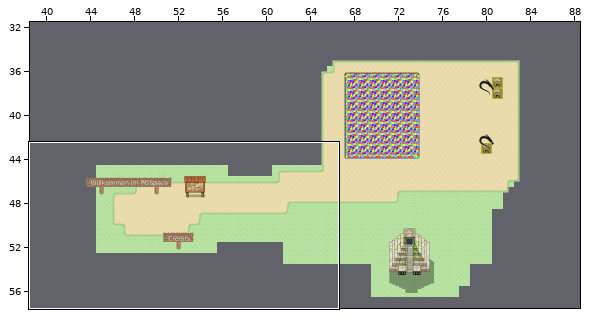
Two states of a Tiled map, main.tmx. The picture above shows the old version from afar; the outline marks the close-up.
Close-up. Before:
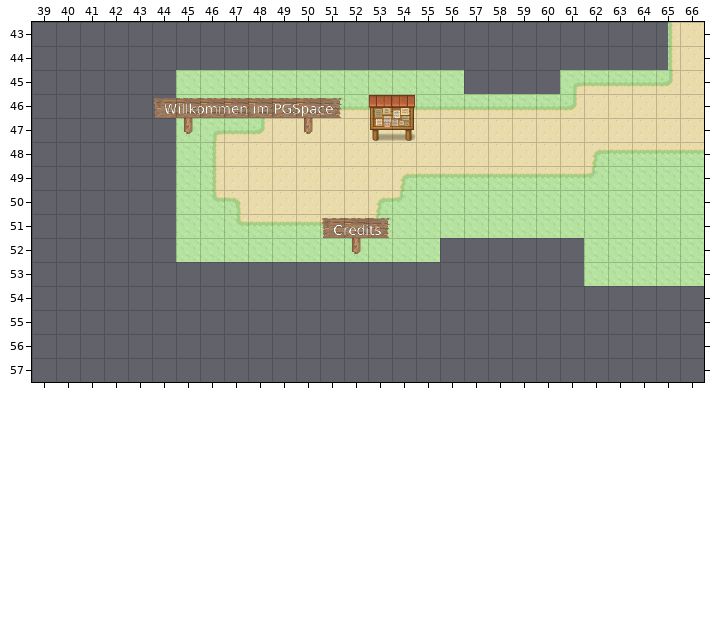
Cells are 32x32 px. Shown: x 39..66, y 43..57. The commit also changed other parts of the map, which this record leaves out.
After:
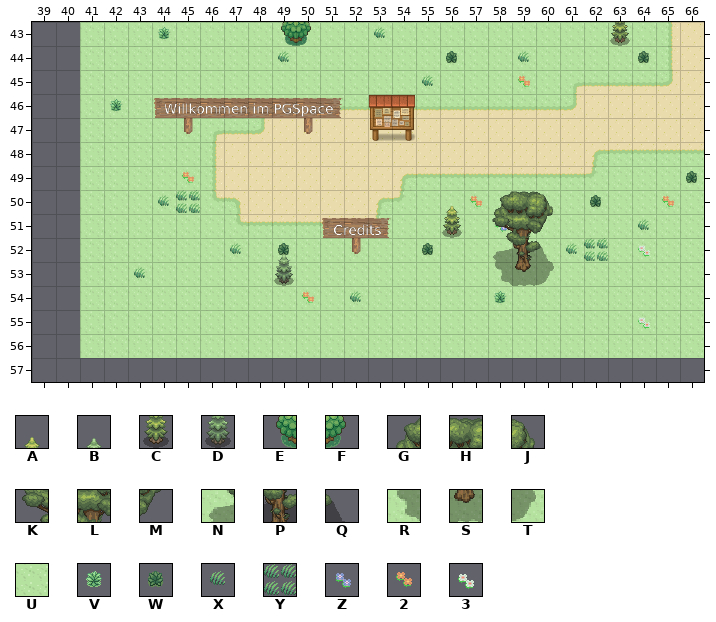
Key: from "pokemon1": A 320, B 321, C 328, D 329, E 392, F 393, G 435, H 436, J 437, K 443, L 444, M 445, N 451, P 452, Q 453, R 459, S 460, T 461, U 563, V 566, W 572, X 574, Y 575, Z 619, 2 620, 3 621.
_ is an empty cell.
See-through tiles are keyed as they look on the map.
Diff:
{"where": "layer \"floor\""}
{"y":43,"x":41,"old":"_________________________","new":"UUUUUUUUUUUUUUUUUUUUUUUUU"}
{"y":44,"x":41,"old":"_________________________","new":"UUUUUUUUUUUUUUUUUUUUUUUUU"}
{"y":45,"x":41,"old":"____","new":"UUUU"}
{"y":45,"x":57,"old":"____","new":"UUUU"}
{"y":46,"x":41,"old":"____","new":"UUUU"}
{"y":47,"x":41,"old":"____","new":"UUUU"}
{"y":48,"x":41,"old":"____","new":"UUUU"}
{"y":49,"x":41,"old":"____","new":"UUUU"}
{"y":50,"x":41,"old":"____","new":"UUUU"}
{"y":51,"x":41,"old":"____","new":"UUUU"}
{"y":52,"x":41,"old":"____","new":"UUUU"}
{"y":52,"x":56,"old":"______","new":"UUUUUU"}
{"y":53,"x":41,"old":"_____________________","new":"UUUUUUUUUUUUUUUUUUUUU"}
{"y":54,"x":41,"old":"__________________________","new":"UUUUUUUUUUUUUUUUUUUUUUUUUU"}
{"y":55,"x":41,"old":"__________________________","new":"UUUUUUUUUUUUUUUUUUUUUUUUUU"}
{"y":56,"x":41,"old":"__________________________","new":"UUUUUUUUUUUUUUUUUUUUUUUUUU"}
{"where": "layer \"floorDecorations\""}
{"y":43,"x":44,"old":"_","new":"V"}
{"y":43,"x":53,"old":"_","new":"X"}
{"y":44,"x":49,"old":"_","new":"X"}
{"y":44,"x":56,"old":"_","new":"W"}
{"y":44,"x":59,"old":"_","new":"X"}
{"y":44,"x":64,"old":"_","new":"W"}
{"y":45,"x":55,"old":"_","new":"X"}
{"y":45,"x":59,"old":"_","new":"2"}
{"y":46,"x":42,"old":"_","new":"V"}
{"y":49,"x":45,"old":"_","new":"2"}
{"y":49,"x":66,"old":"_","new":"W"}
{"y":50,"x":44,"old":"__","new":"XY"}
{"y":50,"x":57,"old":"_","new":"2"}
{"y":50,"x":62,"old":"_","new":"W"}
{"y":50,"x":65,"old":"_","new":"2"}
{"y":51,"x":58,"old":"_","new":"Z"}
{"y":51,"x":64,"old":"_","new":"X"}
{"y":52,"x":47,"old":"_","new":"X"}
{"y":52,"x":49,"old":"_","new":"W"}
{"y":52,"x":55,"old":"_","new":"W"}
{"y":52,"x":61,"old":"__","new":"XY"}
{"y":52,"x":64,"old":"_","new":"3"}
{"y":53,"x":43,"old":"_","new":"X"}
{"y":54,"x":50,"old":"_","new":"2"}
{"y":54,"x":52,"old":"_","new":"X"}
{"y":54,"x":58,"old":"_","new":"V"}
{"y":55,"x":64,"old":"_","new":"3"}
{"where": "layer \"frontDecorations\""}
{"y":43,"x":49,"old":"__","new":"EF"}
{"y":43,"x":63,"old":"_","new":"C"}
{"y":50,"x":56,"old":"_","new":"A"}
{"y":50,"x":58,"old":"___","new":"GHJ"}
{"y":51,"x":56,"old":"_","new":"C"}
{"y":51,"x":58,"old":"___","new":"KLM"}
{"y":52,"x":49,"old":"_","new":"B"}
{"y":52,"x":58,"old":"___","new":"NPQ"}
{"y":53,"x":49,"old":"_","new":"D"}
{"y":53,"x":58,"old":"___","new":"RST"}
{"label":"added","picture_box":[80,22,704,358]}
